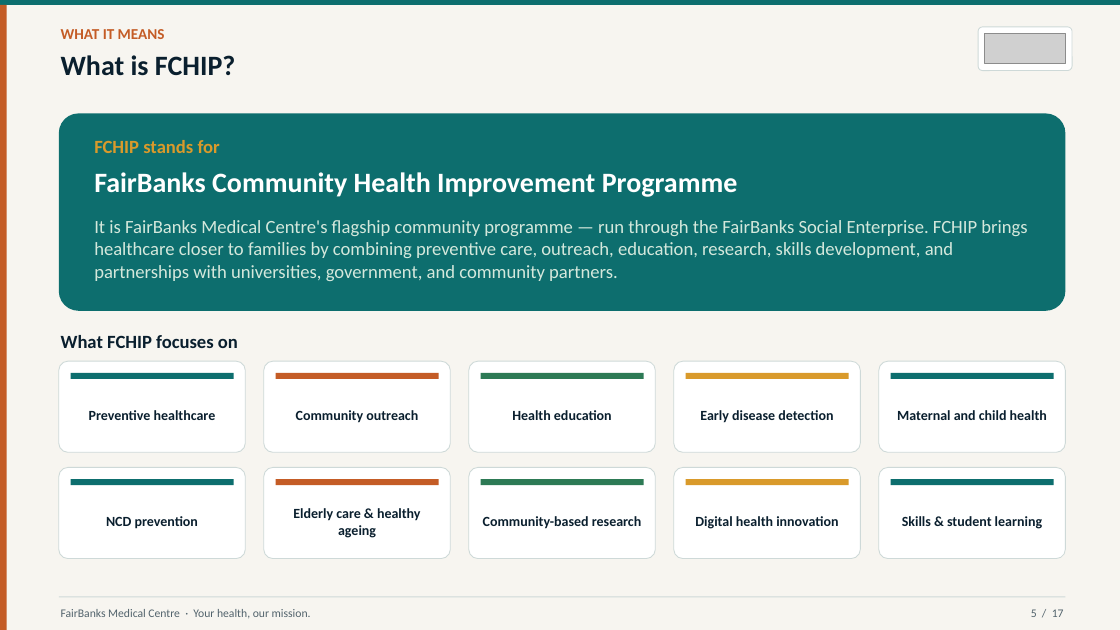
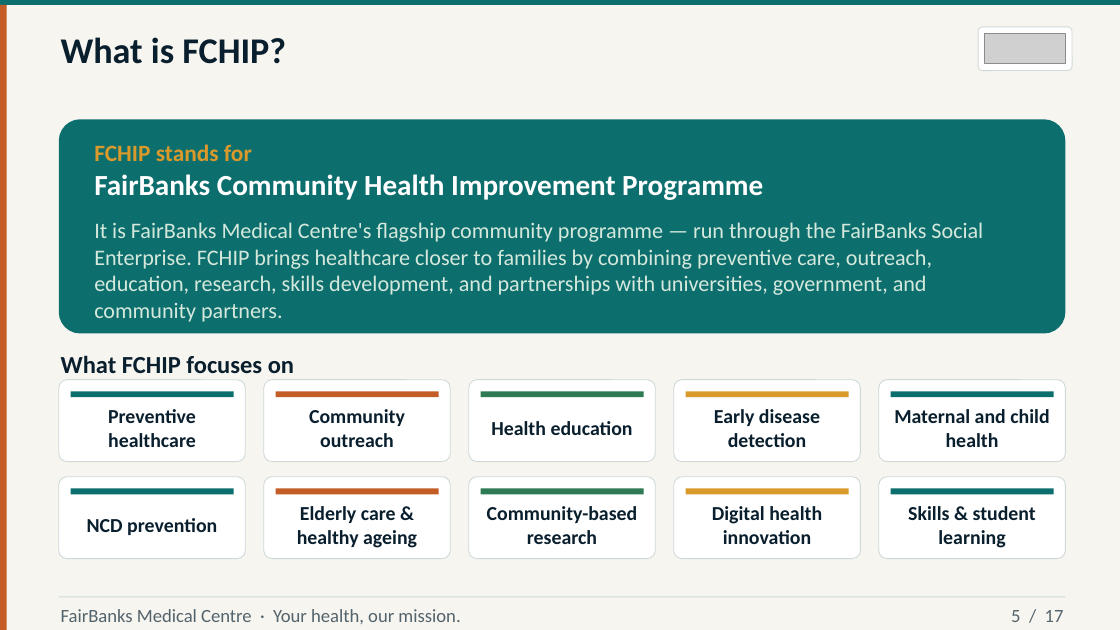
Before and after one commit to WASSWA2624/fairbanks, a slide deck: slide 5 of victoria/documents/victoria_ppt.pptx. Drawn at 1120x630 pixels with LibreOffice and Linux fonts; fonts in the diff are those of the drawing; grey boxes stand for pictures. Boxes give left, top, right and bottom in pixels: in the first picture for what was removed or moved away, otherwise in the second. Text is boxed around its words. In the diff, an @@ line names an element or a change of style, - is before the commit and + after.

Commit message:
Update Victoria University partnership proposal script and PowerPoint presentation. Adjusted header and footer dimensions, refined text formatting, and improved layout for title and subtitle handling. Enhanced bullet point sizes and spacing for better readability, and added new content sections to clarify collaboration areas with FairBanks Medical Centre.

```diff
--- a/victoria/documents/victoria_ppt.pptx
+++ b/victoria/documents/victoria_ppt.pptx
@@ text "What is FCHIP?": place and size @@
-text "What is FCHIP?" at [61, 55, 235, 76]
+text "What is FCHIP?" at [61, 37, 286, 64]
@@ text "What is FCHIP?" at [61, 37, 286, 64]: size 24 to 31 pt @@
@@ text removed at [61, 29, 165, 39] @@
-WHAT IT MEANS
@@ rounded rectangle: place and size @@
-rounded rectangle at [59, 113, 1065, 311]
+rounded rectangle at [59, 119, 1065, 334]
@@ text "FCHIP stands for" at [94, 144, 252, 161]: size 16 to 20 pt @@
@@ text "FairBanks Community Health Improvement Programme" at [94, 174, 763, 200]: size 24 to 25 pt @@
@@ text "It is FairBanks Medical Centre's ..." at [94, 222, 983, 322]: size 16 to 19 pt @@
@@ text "What FCHIP focuses on" at [61, 355, 294, 380]: size 16 to 21 pt @@
@@ rounded rectangle: place and size @@
-rounded rectangle at [59, 361, 245, 452]
+rounded rectangle at [59, 380, 245, 461]
@@ rounded rectangle: place and size @@
-rounded rectangle at [264, 361, 450, 452]
+rounded rectangle at [264, 380, 450, 461]
@@ rounded rectangle: place and size @@
-rounded rectangle at [469, 361, 655, 452]
+rounded rectangle at [469, 380, 655, 461]
@@ rounded rectangle: place and size @@
-rounded rectangle at [674, 361, 860, 452]
+rounded rectangle at [674, 380, 860, 461]
@@ rounded rectangle: place and size @@
-rounded rectangle at [879, 361, 1065, 452]
+rounded rectangle at [879, 380, 1065, 461]
@@ text "Preventive healthcare": place and size @@
-text "Preventive healthcare" at [89, 410, 216, 420]
+text "Preventive healthcare" at [108, 409, 196, 447]
@@ text "Community outreach": place and size @@
-text "Community outreach" at [296, 410, 418, 423]
+text "Community outreach" at [309, 409, 405, 447]
@@ text "Health education": place and size @@
-text "Health education" at [512, 410, 612, 420]
+text "Health education" at [491, 421, 633, 435]
@@ size 12 to 17 pt in 10 elements at [87, 518, 217, 535], [297, 506, 417, 548], [487, 506, 638, 544], [712, 506, 822, 544], [908, 506, 1036, 548], [309, 409, 405, 447], [894, 409, 1049, 447], [108, 409, 196, 447], [491, 421, 633, 435], [714, 409, 820, 447] @@
@@ text "Early disease detection": place and size @@
-text "Early disease detection" at [700, 410, 833, 423]
+text "Early disease detection" at [714, 409, 820, 447]
@@ 5 rectangles, 1 text: place and size @@
-5 rectangles, 1 text at [61, 335, 1054, 379]
+5 rectangles, 1 text at [61, 355, 1054, 397]
@@ rounded rectangle: place and size @@
-rounded rectangle at [59, 468, 245, 559]
+rounded rectangle at [59, 476, 245, 558]
@@ rounded rectangle: place and size @@
-rounded rectangle at [264, 468, 450, 559]
+rounded rectangle at [264, 476, 450, 558]
@@ rounded rectangle: place and size @@
-rounded rectangle at [469, 468, 655, 559]
+rounded rectangle at [469, 476, 655, 558]
@@ rounded rectangle: place and size @@
-rounded rectangle at [674, 468, 860, 559]
+rounded rectangle at [674, 476, 860, 558]
@@ rounded rectangle: place and size @@
-rounded rectangle at [879, 468, 1065, 559]
+rounded rectangle at [879, 476, 1065, 558]
@@ text "NCD prevention": place and size @@
-text "NCD prevention" at [106, 516, 198, 529]
+text "NCD prevention" at [87, 518, 217, 535]
@@ text "Community-based research": place and size @@
-text "Community-based research" at [483, 516, 641, 529]
+text "Community-based research" at [487, 506, 638, 544]
@@ text "Digital health innovation": place and size @@
-text "Digital health innovation" at [695, 516, 838, 529]
+text "Digital health innovation" at [712, 506, 822, 544]
@@ text "Skills & student learning": place and size @@
-text "Skills & student learning" at [902, 516, 1042, 529]
+text "Skills & student learning" at [908, 506, 1036, 548]
@@ 5 rectangles: place and size @@
-5 rectangles at [71, 479, 1054, 485]
+5 rectangles at [71, 489, 1054, 495]
@@ text "FairBanks Medical Centre · Your ..." at [61, 609, 460, 624]: size 10 to 16 pt @@
@@ text "5 / 17" at [1011, 610, 1064, 622]: size 10 to 16 pt @@
```
Also in this commit, not shown: 16 other slides changed, 1 other file.
